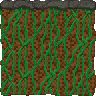
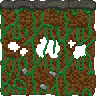
Two versions of the same layered image (96 x 96). Layer-by-layer changes:
painted on "Layer 6 copy 2" over [4, 9, 92, 92]
